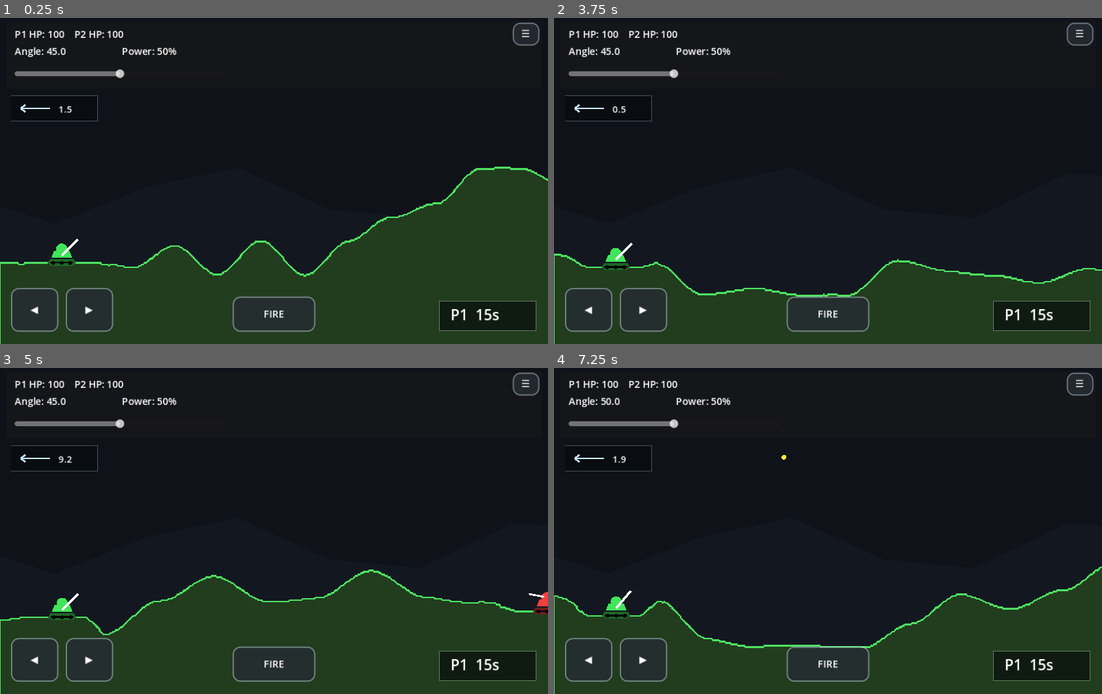
Above: before the commit, frames 1-4 (two rows, left to right).
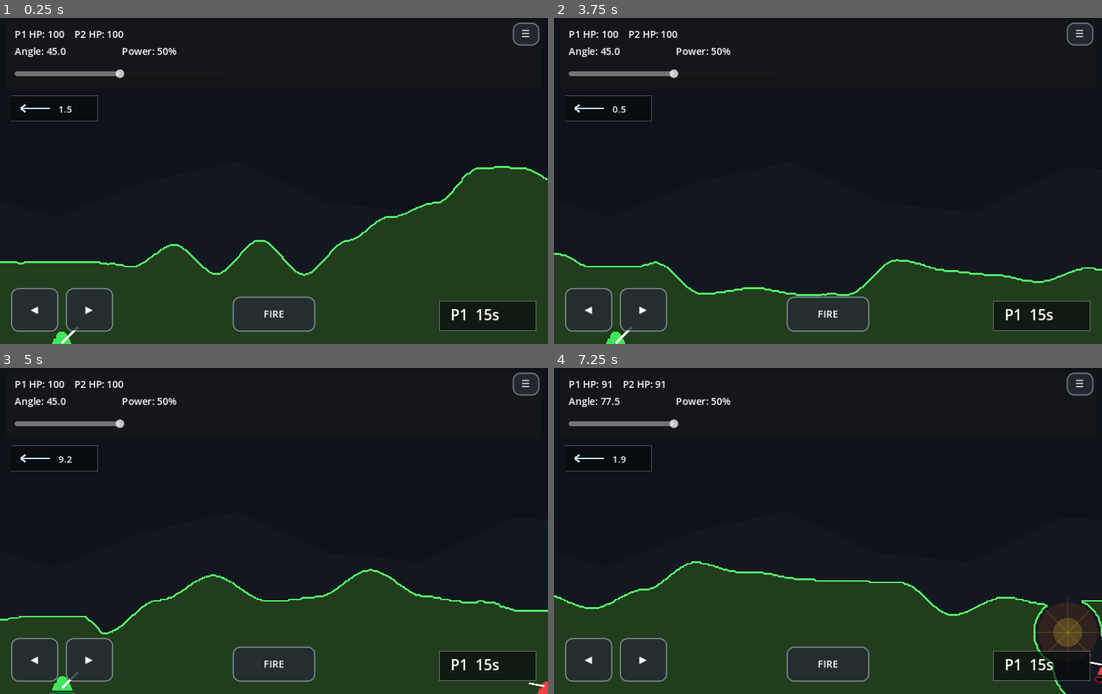
Above: after the commit, the same moments.

Repository: nwrowe/tilt-tanks
Game: Godot game, scene res://scenes/Main.tscn
Same seed, same stepped clock (60 frames per second), same inputs: the game is played once before the commit and once after it.
Inputs:
- Up to frame 1 (0.25 s): no input
- Up to frame 2 (3.75 s): click "☰" at 0.5 s; click "◀" at 1.25 s; click "▶" at 2 s; click "FIRE" at 2.75 s; click "Rematch" at 3.5 s
- Up to frame 3 (5 s): tap Enter (ui_accept) at 4.25, 4.52 s; hold Right from 4.28 s (still down); hold R from 4.28 s (still down)
- Up to frame 4 (7.25 s): release Right at 5.03 s; release R at 5.03 s; hold Down 5.03-5.78 s; tap Space at 5.1, 6.6 s; tap Enter (ui_accept) at 5.27, 6.77 s; hold Right 5.78-6.53 s; hold R 5.78-6.53 s; hold Up from 6.53 s (still down)

The runs differ from the first frame. In frame 1, 0.9% of the frame differs, in the area x 0-100%, y 45-100%; in frame 2, 0.8%; in frame 3, 1.0%; in frame 4, 14%, in the area x 0-100%, y 3-100%.

Commit message:
Use cached contour terrain script

Diff:
--- a/scenes/Main.tscn
+++ b/scenes/Main.tscn
@@ -1,6 +1,6 @@
 [gd_scene load_steps=2 format=3 uid="uid://tilttanksmain"]
 
-[ext_resource type="Script" path="res://scripts/MainMask3.gd" id="1_main"]
+[ext_resource type="Script" path="res://scripts/MainMask4.gd" id="1_main"]
 
 [node name="Main" type="Node2D"]
 script = ExtResource("1_main")
